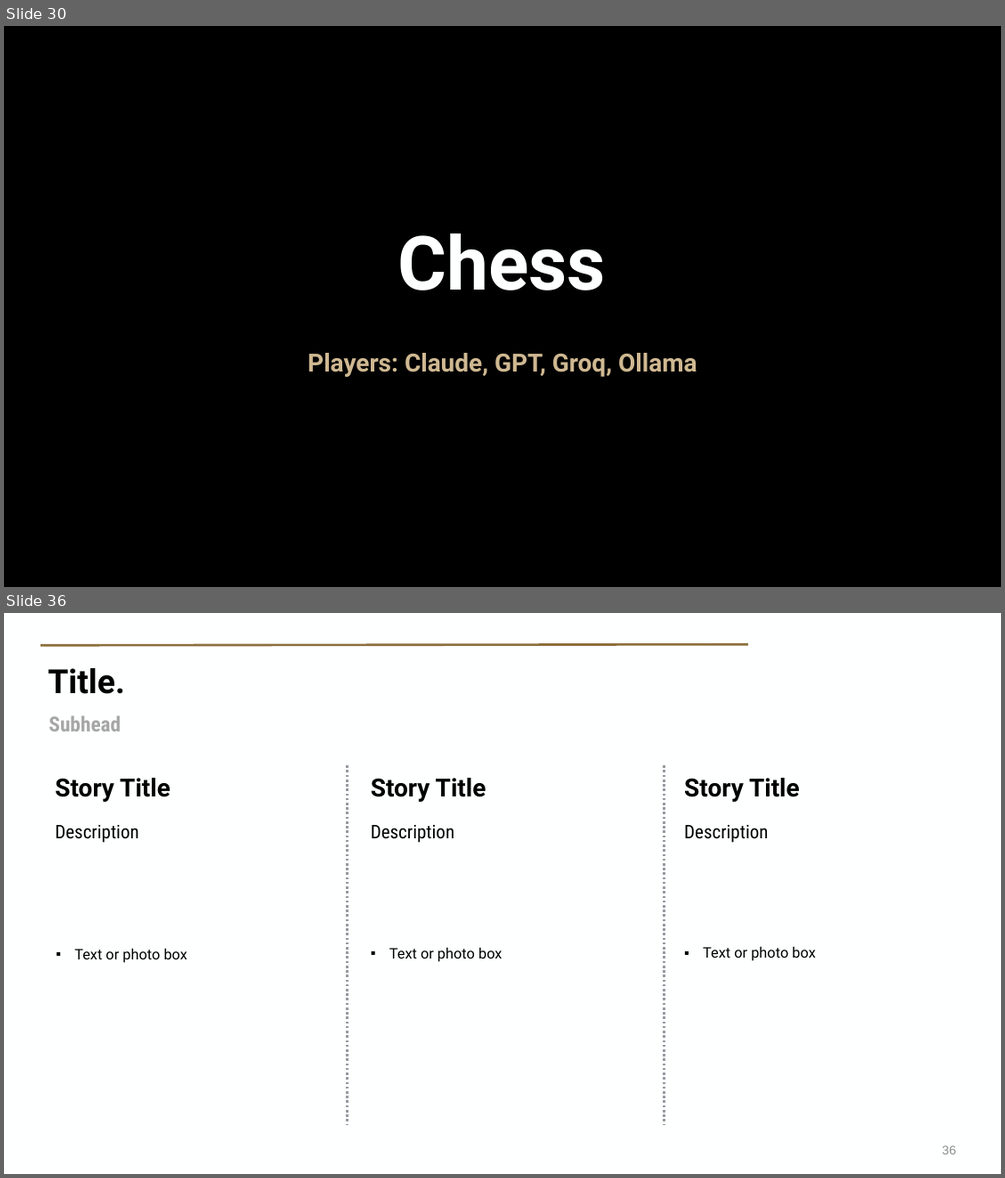
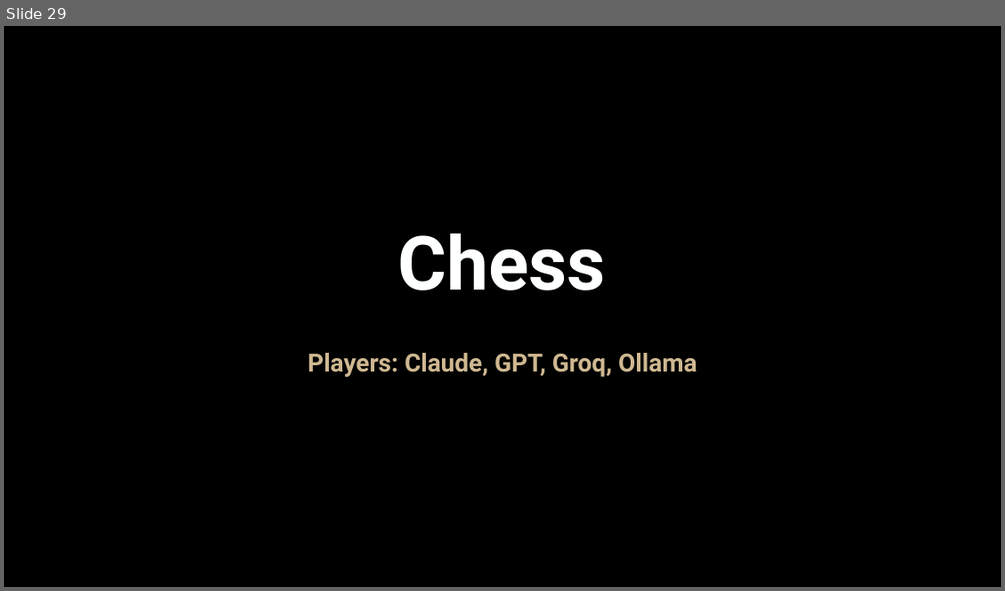
Before and after one commit to Brook-nimuit/AI_HALLUCINATION_CASCADE, a slide deck: PurdueUniversity-Presentation-Template-Widescreen-BrandFonts-2026.pptx/PurdueUniversity-Presentation-Template-Widescreen-BrandFonts-2026.pptx. Shown one above the other, each under a label of ours: slides 30 and 36 before the commit, slide 29 after it; the slides between them are not shown. The pictures are 1005x1178 and 1005x591 pixels, drawn with LibreOffice and Linux fonts; fonts in the diff are those of the drawing; background and template pictures are left out. Boxes give left, top, right and bottom in pixels: in the first picture for what was removed or moved away, otherwise in the second. Text is boxed around its words. In the diff, an @@ line names an element or a change of style, - is before the commit and + after.

```diff
--- a/PurdueUniversity-Presentation-Template-Widescreen-BrandFonts-2026.pptx/PurdueUniversity-Presentation-Template-Widescreen-BrandFonts-2026.pptx
+++ b/PurdueUniversity-Presentation-Template-Widescreen-BrandFonts-2026.pptx/PurdueUniversity-Presentation-Template-Widescreen-BrandFonts-2026.pptx
@@ slide 36 removed at (4, 613, 1001, 1174), background #FEFFFF @@
@@ line removed from (748, 644) to (40, 645) @@
@@ title removed at (48, 668, 124, 694) @@
-Title.
@@ text removed at (48, 715, 121, 731) @@
-Subhead
@@ line removed from (348, 765) to (348, 1125) @@
@@ line removed from (664, 765) to (664, 1125) @@
@@ text removed at (55, 778, 170, 802) @@
-Story Title
@@ text removed at (371, 778, 486, 802) @@
-Story Title
@@ text removed at (684, 778, 800, 802) @@
-Story Title
@@ text removed at (55, 825, 138, 843) @@
-Description
@@ text removed at (371, 825, 454, 843) @@
-Description
@@ text removed at (684, 825, 768, 843) @@
-Description
@@ text removed at (74, 948, 187, 963) @@
-▪ Text or photo box
@@ text removed at (389, 947, 502, 962) @@
-▪ Text or photo box
@@ text removed at (703, 946, 815, 961) @@
-▪ Text or photo box
@@ page number removed at (942, 1145, 956, 1154) @@
-36
@@ what was slide 30 is now slide 29 @@
```
Also in this commit, not shown: 10 slides changed, 8 slides added, 23 other slides removed, 16 other files.
